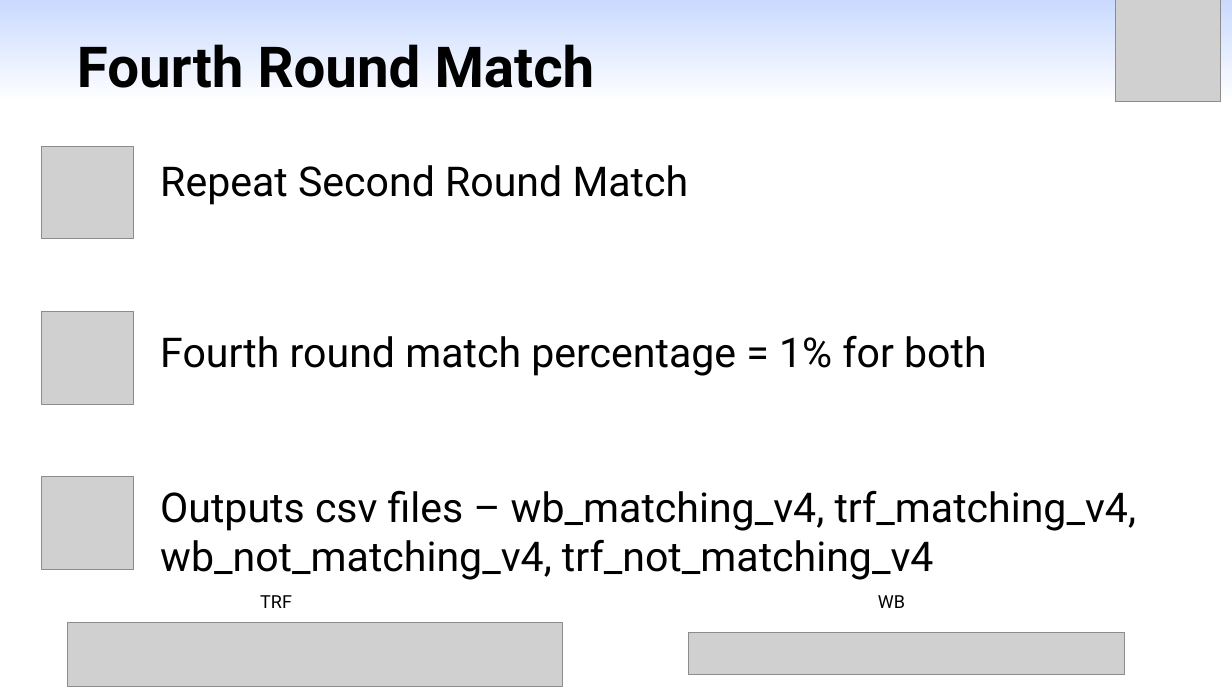
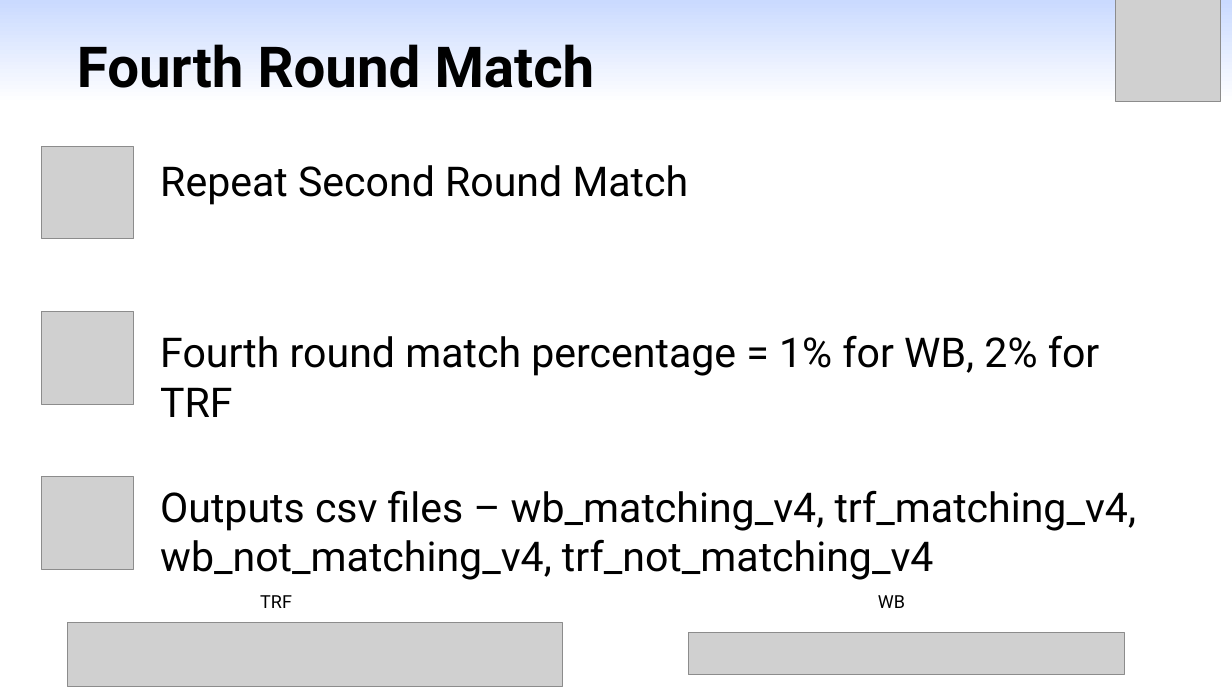
Before and after one commit to yangml103/webull_order_match, a slide deck: slide 9 of Presentation_Matching_2.pptx. Drawn at 1232x693 pixels with LibreOffice and Linux fonts; fonts in the diff are those of the drawing; grey boxes stand for pictures. Boxes give left, top, right and bottom in pixels: in the first picture for what was removed or moved away, otherwise in the second. Text is boxed around its words. In the diff, an @@ line names an element or a change of style, - is before the commit and + after.

```diff
--- a/Presentation_Matching_2.pptx
+++ b/Presentation_Matching_2.pptx
@@ text at (160, 335, 1100, 417): text changed @@
-Fourth round match percentage = 1% for both
+Fourth round match percentage = 1% for WB, 2% for TRF
```
Also in this commit, not shown: 3 other slides changed.
